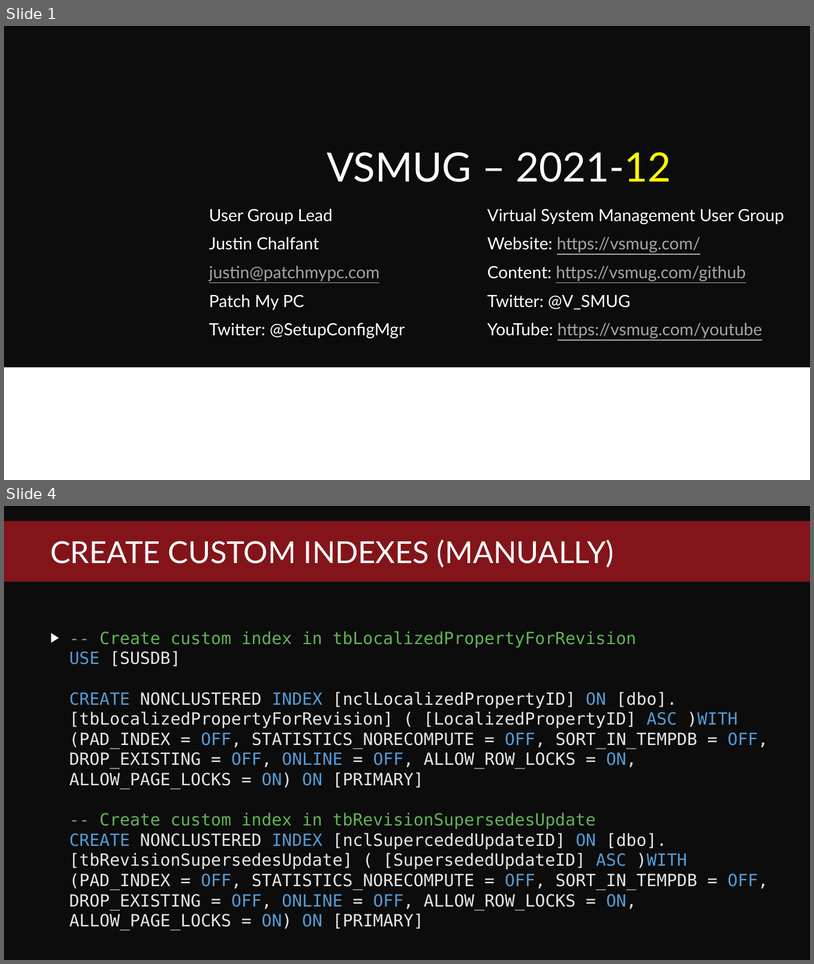
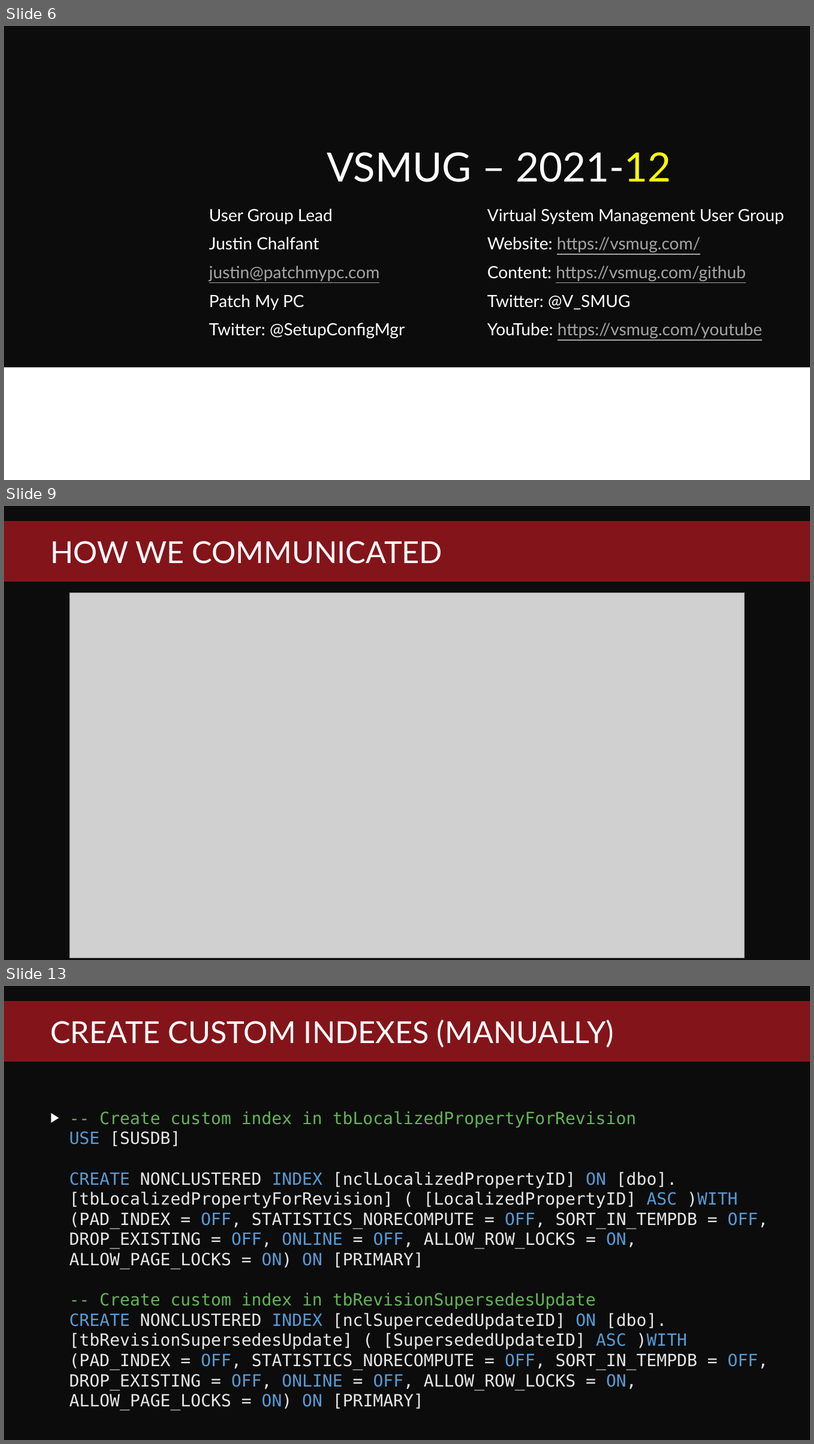
Before and after one commit to PatchMyPCTeam/VSMUG, a slide deck: 2021-12/Top 10 Tips for Optimizing WSUS/VSMUG-2021-12-WSUS-Top-10-Tips.pptx. Shown one above the other, each under a label of ours: slides 1 and 4 before the commit, slides 6, 9 and 13 after it; the slides between them are not shown. The pictures are 814x964 and 814x1444 pixels, drawn with LibreOffice and Linux fonts; fonts in the diff are those of the drawing; grey boxes stand for pictures; background and template pictures are left out. Boxes give left, top, right and bottom in pixels: in the first picture for what was removed or moved away, otherwise in the second. Text is boxed around its words. In the diff, an @@ line names an element or a change of style, - is before the commit and + after.

```diff
--- a/2021-12/Top 10 Tips for Optimizing WSUS/VSMUG-2021-12-WSUS-Top-10-Tips.pptx
+++ b/2021-12/Top 10 Tips for Optimizing WSUS/VSMUG-2021-12-WSUS-Top-10-Tips.pptx
@@ slide 9 added at [4,506,810,960], background picture (left out); not listed: 1 template element that a slide beside it also shows @@
@@ title added at [50,541,443,564], 36 pt, text #FFFFFF @@
+HOW WE COMMUNICATED
@@ picture added at [70,592,745,903] @@
@@ picture added at [70,592,745,935] @@
@@ picture added at [70,592,745,958] @@
@@ what was slide 1 is now slide 6 @@
@@ what was slide 4 is now slide 13 @@
```
Also in this commit, not shown: 4 slides changed, 17 other slides added.
